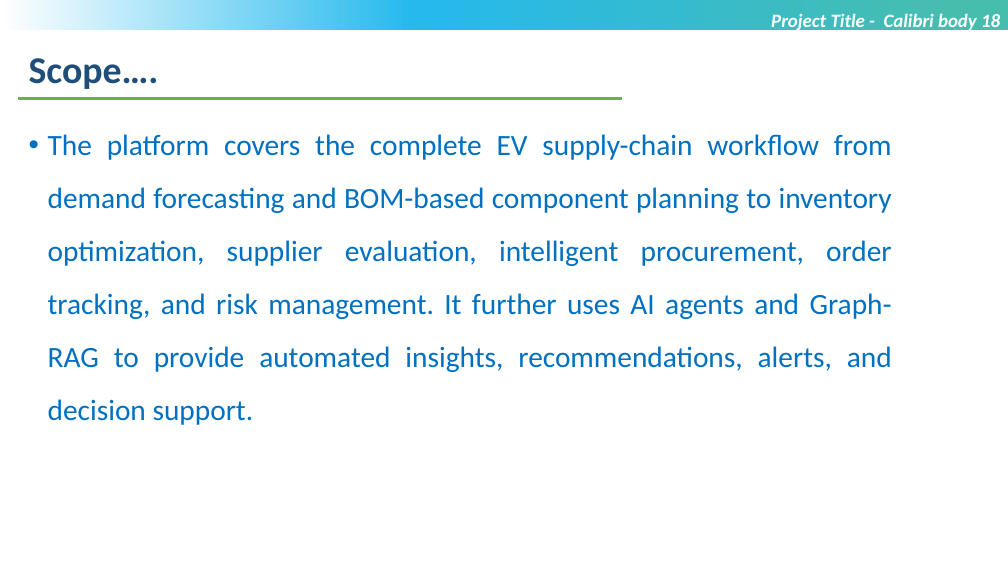
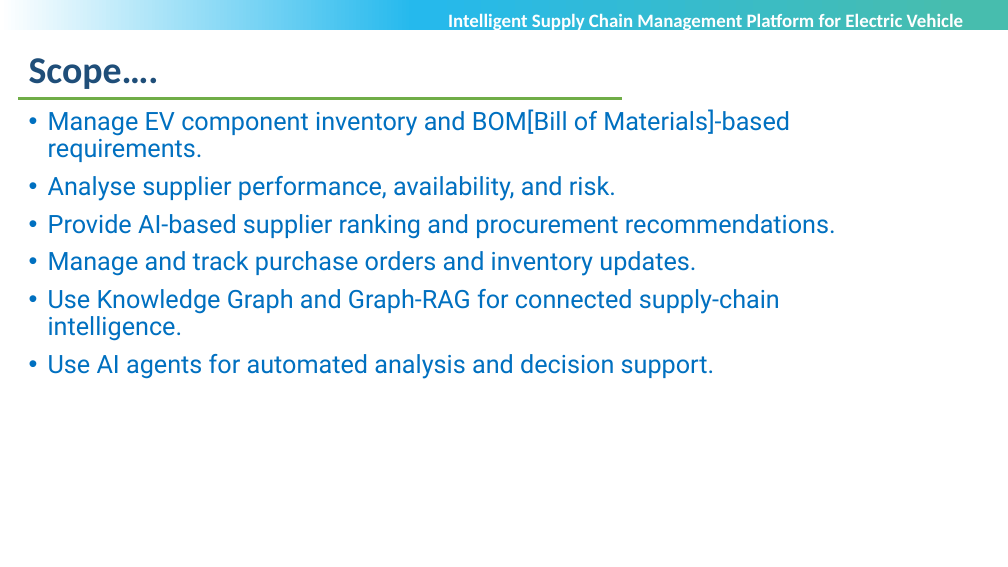
Before and after one commit to radha-gohil/INTELLIGENT-SUPPLY-CHAIN-MANAGEMENT-PLATFORM-FOR-ELECTRIC-VEHICLE-MANUFACTURING, a slide deck: slide 4 of Review-1_EV.pptx. Drawn at 1008x567 pixels with LibreOffice and Linux fonts; fonts in the diff are those of the drawing; background and template pictures are left out. Boxes give left, top, right and bottom in pixels: in the first picture for what was removed or moved away, otherwise in the second. Text is boxed around its words. In the diff, an @@ line names an element or a change of style, - is before the commit and + after.

```diff
--- a/Review-1_EV.pptx
+++ b/Review-1_EV.pptx
@@ text at box(448, 13, 963, 32): text changed; italic off @@
-Project Title - Calibri body 18
+Intelligent Supply Chain Management Platform for Electric Vehicle Manufacturing
@@ text at box(48, 109, 836, 379): text changed; size 28 to 24 pt; font Calibri to Roboto @@
-• The platform covers the complete EV supply-chain workflow from demand forecasting and BOM-based component planning to inventory optimization, supplier evaluation, intelligent procurement, order tracking, and risk management. It further uses AI agents and Graph-RAG to provide automated insights, recommendations, alerts, and decision support.
+• Manage EV component inventory and BOM[Bill of Materials]-based requirements.
+• Analyse supplier performance, availability, and risk.
+• Provide AI-based supplier ranking and procurement recommendations.
+• Manage and track purchase orders and inventory updates.
+• Use Knowledge Graph and Graph-RAG for connected supply-chain intelligence.
+• Use AI agents for automated analysis and decision support.
```
Also in this commit, not shown: 10 other slides changed, 1 slide added, 1 slide removed.
